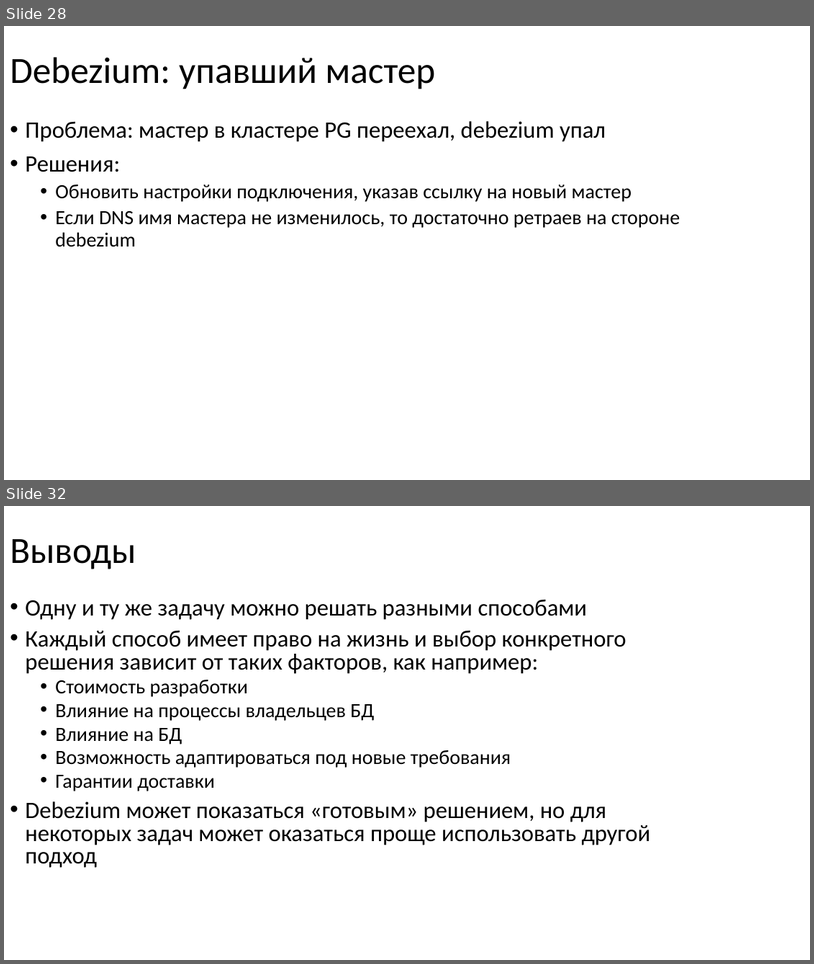
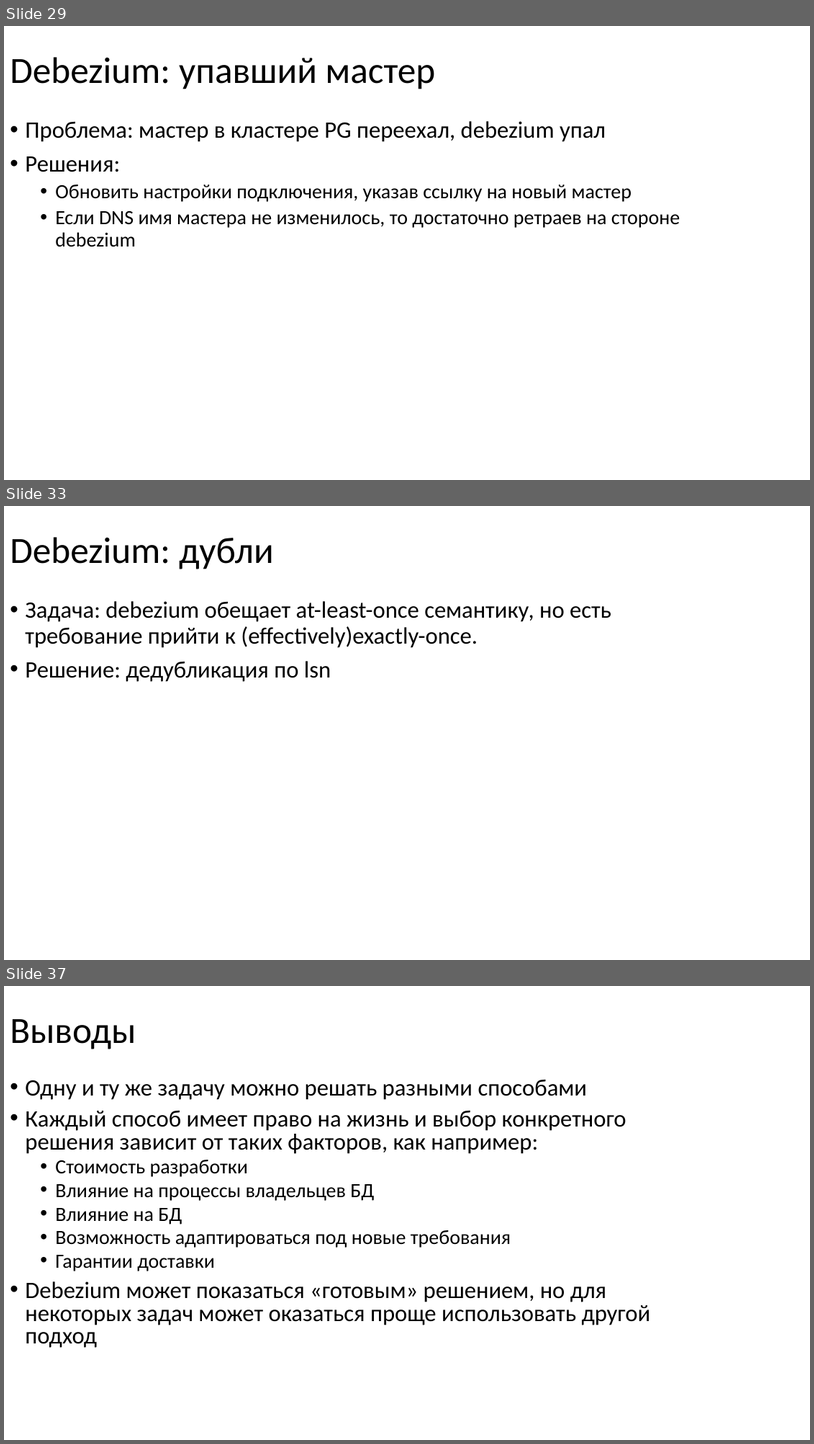
Before and after one commit to nryanov/presentations, a slide deck: smartdata/cdc-via-debezium/debezium-smartdata2025.pptx. Shown one above the other, each under a label of ours: slides 28 and 32 before the commit, slides 29, 33 and 37 after it; the slides between them are not shown. The pictures are 814x964 and 814x1444 pixels, drawn with LibreOffice and Linux fonts; fonts in the diff are those of the drawing. Boxes give left, top, right and bottom in pixels: in the first picture for what was removed or moved away, otherwise in the second. Text is boxed around its words. In the diff, an @@ line names an element or a change of style, - is before the commit and + after.

Commit message:
doc: update debezium presentation

```diff
--- a/smartdata/cdc-via-debezium/debezium-smartdata2025.pptx
+++ b/smartdata/cdc-via-debezium/debezium-smartdata2025.pptx
@@ slide 33 added at (4, 506, 810, 960), background #FFFFFF @@
@@ title added at (10, 537, 274, 569), 44 pt, text #000000 @@
+Debezium: дубли
@@ text added at (25, 601, 612, 682), 28 pt, text #000000 @@
+• Задача: debezium обещает at-least-once семантику, но есть требование прийти к (effectively)exactly-once.
+• Решение: дедубликация по lsn
@@ what was slide 28 is now slide 29 @@
@@ what was slide 32 is now slide 37 @@
```
Also in this commit, not shown: 3 slides changed, 4 other slides added.
